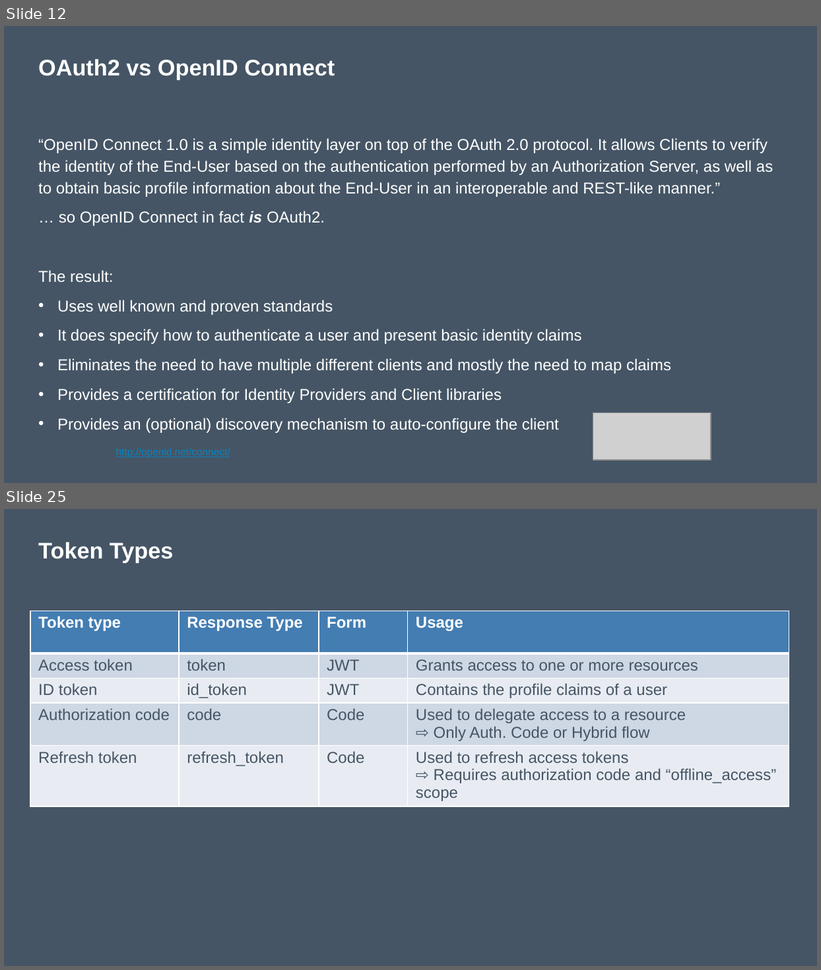
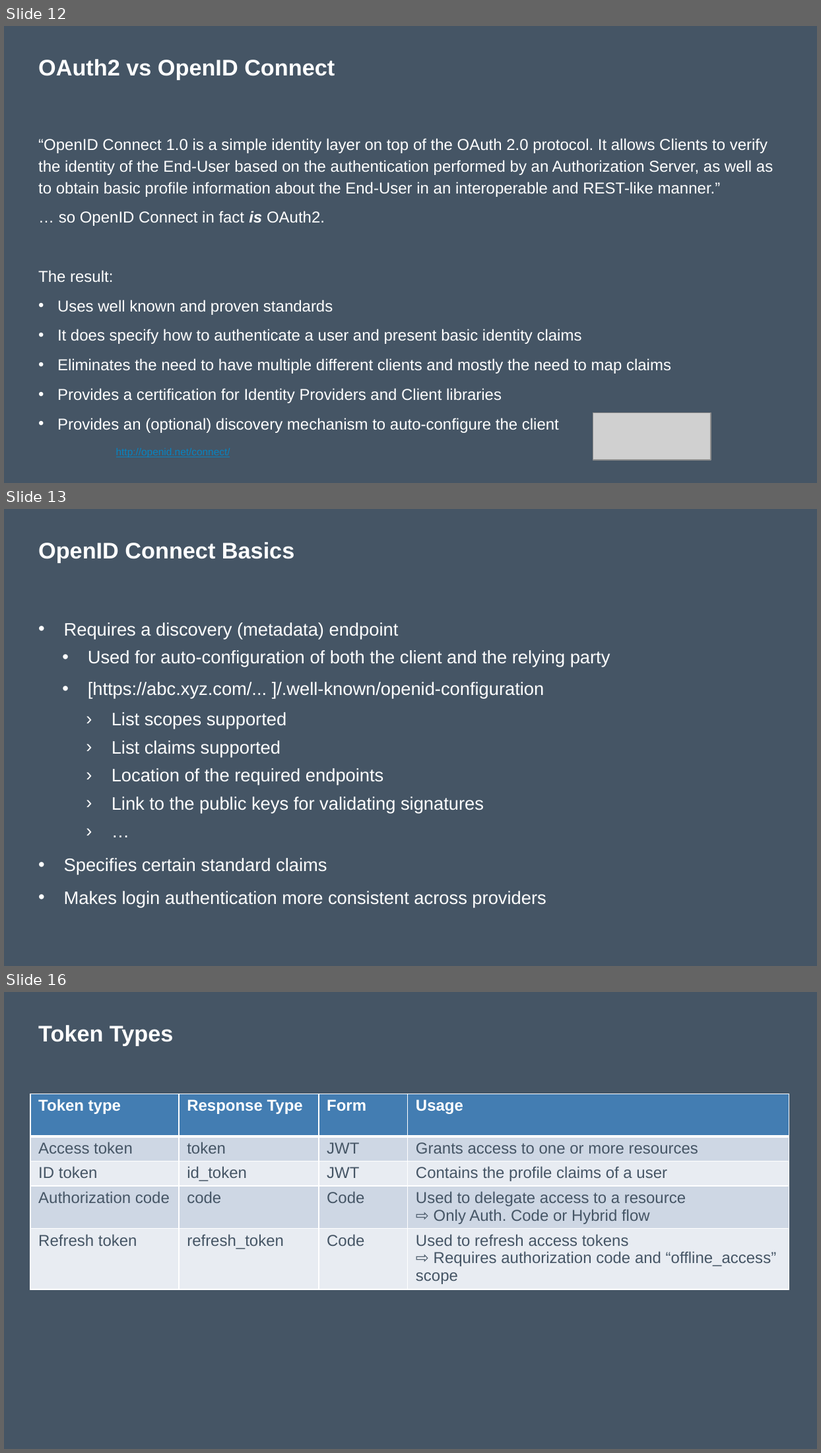
Before and after one commit to nickverschueren/devcruise-2019, a slide deck: Slides/OAuthAndOpenIdConnect.pptx. Shown one above the other, each under a label of ours: slides 12 and 25 before the commit, slides 12, 13 and 16 after it; the slides between them are not shown. The pictures are 821x970 and 821x1453 pixels, drawn with LibreOffice and Linux fonts; fonts in the diff are those of the drawing; grey boxes stand for pictures. Boxes give left, top, right and bottom in pixels: in the first picture for what was removed or moved away, otherwise in the second. Text is boxed around its words. In the diff, an @@ line names an element or a change of style, - is before the commit and + after.

Commit message:
OpenID Connect

```diff
--- a/Slides/OAuthAndOpenIdConnect.pptx
+++ b/Slides/OAuthAndOpenIdConnect.pptx
@@ slide 13 added at [4, 509, 817, 966], background #455565 @@
@@ title added at [38, 542, 294, 562], 20 pt, text #FFFFFF, bold @@
+OpenID Connect Basics
@@ text added at [64, 623, 611, 908], 16 pt, text #FFFFFF @@
+• Requires a discovery (metadata) endpoint
+  • Used for auto-configuration of both the client and the relying party
+  • [https://abc.xyz.com/... ]/.well-known/openid-configuration
+    › List scopes supported
+    › List claims supported
+    › Location of the required endpoints
+    › Link to the public keys for validating signatures
+    › …
+• Specifies certain standard claims
+• Makes login authentication more consistent across providers
@@ what was slide 25 is now slide 16 @@
```
Also in this commit, not shown: 10 slides changed, 11 other slides added, 1 other file.
